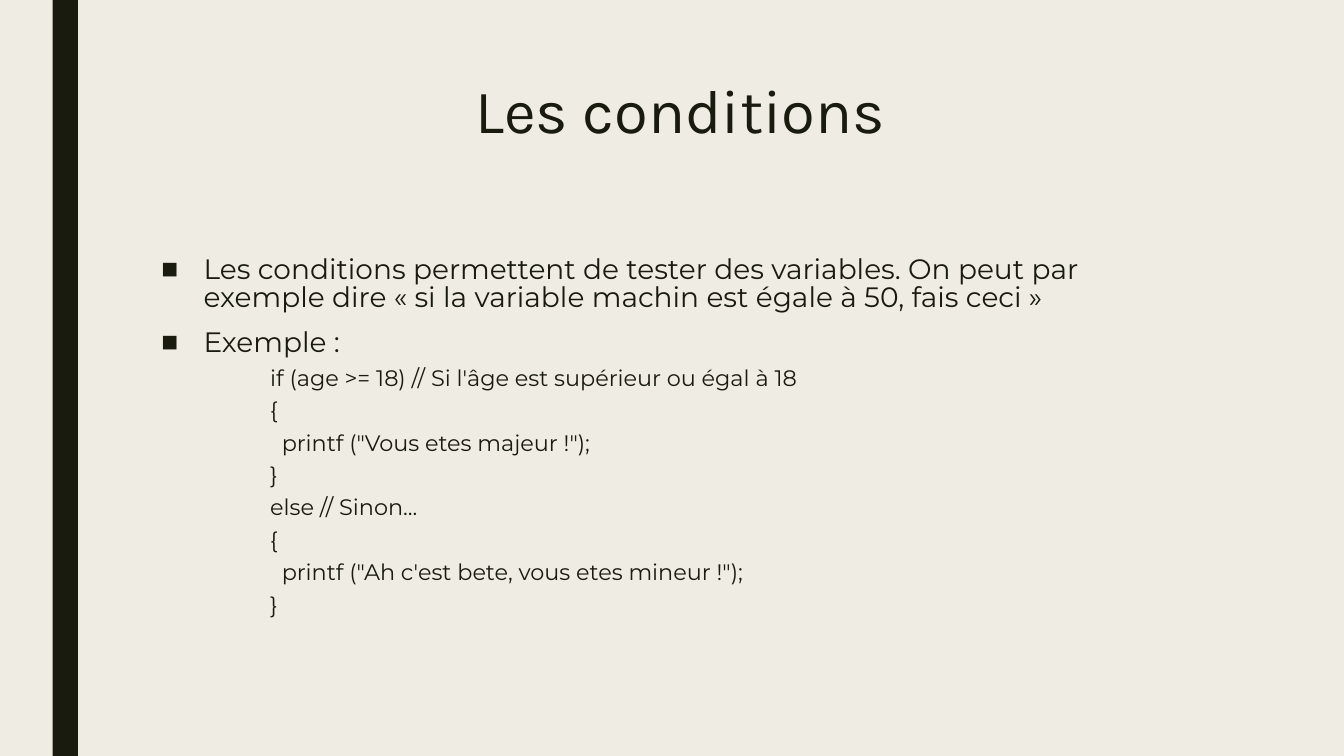
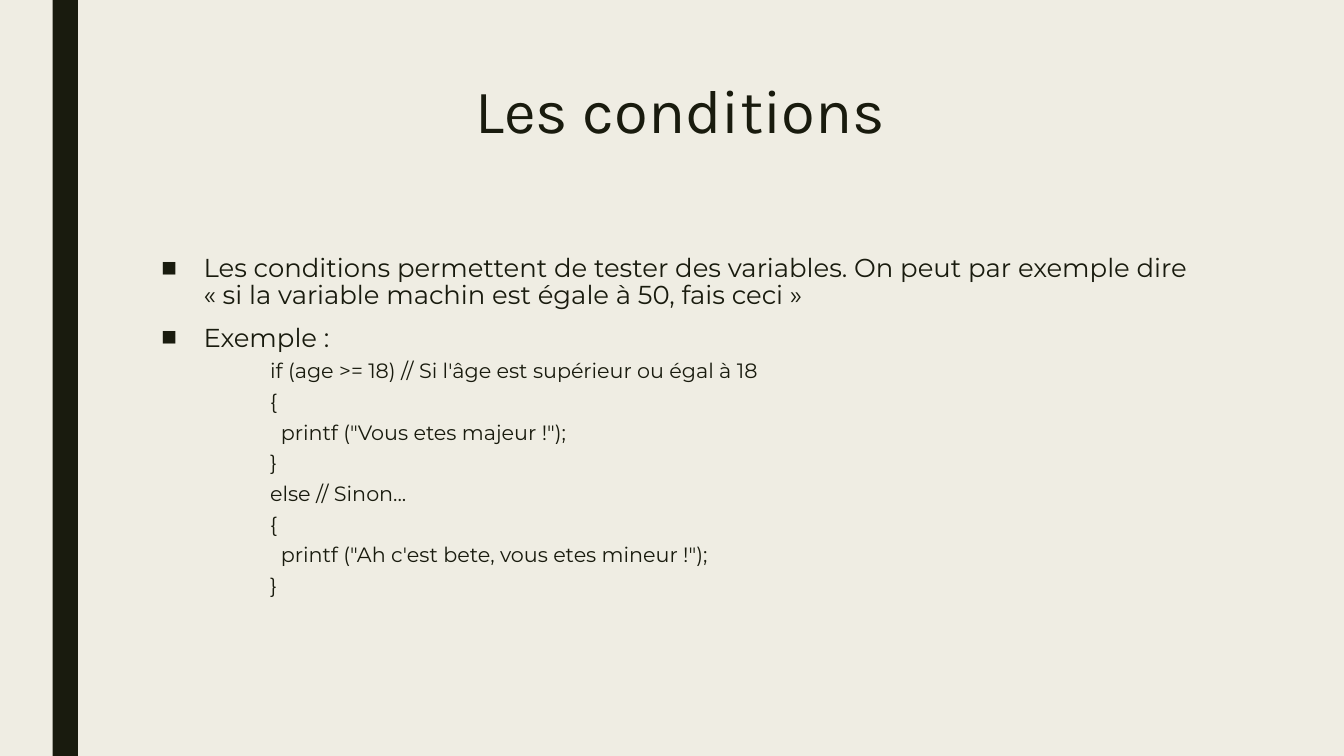
Before and after one commit to hollyufo/resume_de_sass, a slide deck: slide 15 of Résume de sass.pptx. Drawn at 1344x756 pixels with LibreOffice and Linux fonts; fonts in the diff are those of the drawing. Boxes give left, top, right and bottom in pixels: in the first picture for what was removed or moved away, otherwise in the second. Text is boxed around its words. In the diff, an @@ line names an element or a change of style, - is before the commit and + after.

```diff
--- a/Résume de sass.pptx
+++ b/Résume de sass.pptx
@@ text "Les conditions permettent de tester ..." at box(204, 257, 1187, 566): size 20 to 18.5 pt in "Les conditions permettent de tester des variables. ...", "Exemple :"; size 16 to 14.8 pt in "if (age >= 18) // Si l'âge ...", "{", "printf ("Vous etes majeur !");", "}" and 4 more places @@
```
Also in this commit, not shown: 1 other slide changed, 1 slide added, 3 other files.
